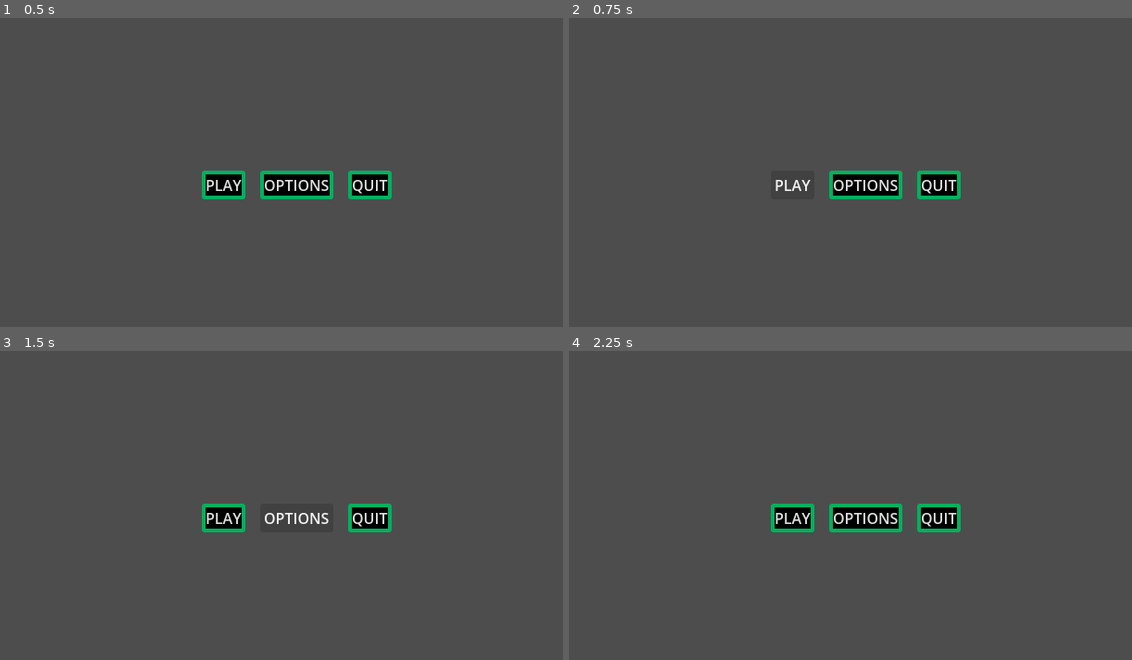
Above: before the commit, frames 1-4 (two rows, left to right).
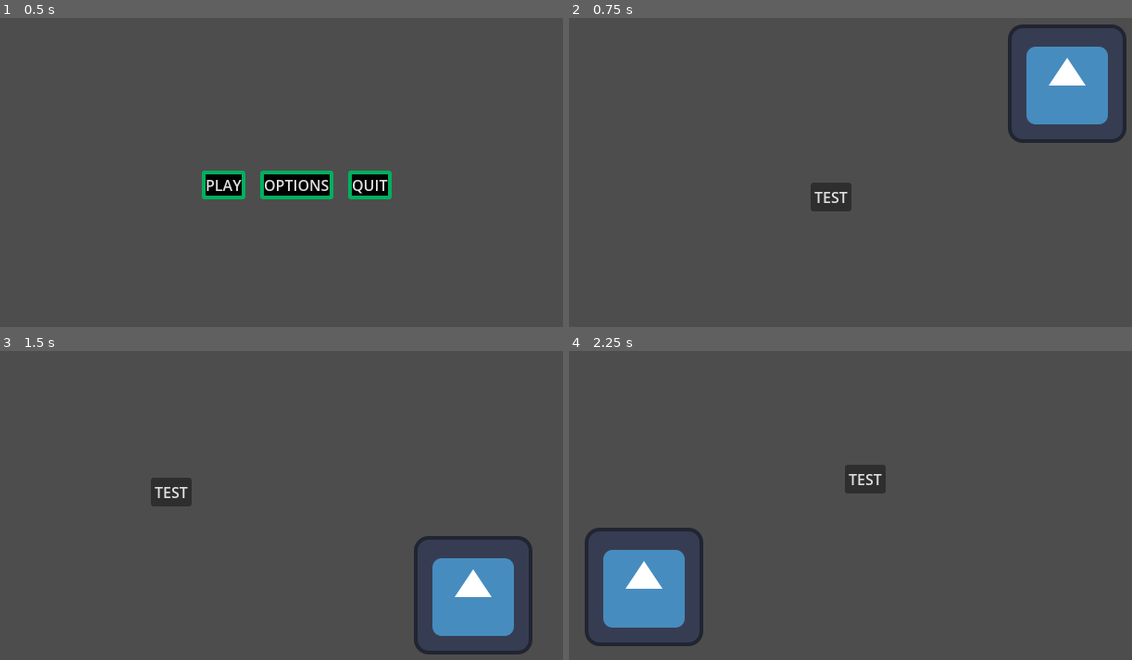
Above: after the commit, the same moments.

Repository: Arnur1406/GodotProjectWildJamThe98IThink
Game: Godot game, scene res://Scenes/main_menu.tscn
The game is run twice, just before and just after one commit, with the same random seed, the same clock (stepped at 60 frames per second) and the same inputs. The engine's default icon, where the game draws it, is replaced by a stand-in: a white triangle on a blue panel in a dark square.
Inputs (mouse positions are in pixels of both pictures, inside the frame that each line leads up to):
- Up to frame 1 (0.5 s): no input
- Up to frame 2 (0.75 s): click "PLAY" at 0.5 s
- Up to frame 3 (1.5 s): click (264, 530) at 1.25 s, where only the run after the commit has a clickable "TEST"
- Up to frame 4 (2.25 s): click (737, 493) at 2 s, where only the run after the commit has a clickable "TEST"

Frame 1 is identical in both runs. In frame 2, 7.0% of the frame differs, in the area x 36-100%, y 2-63%; in frame 3, 6.8%; in frame 4, 7.8%, in the area x 2-70%, y 36-96%.

Commit message:
randomiser and a script with scenes

Diff:
--- /dev/null
+++ b/Scenes/map_four.tscn
@@ -0,0 +1,20 @@
+[gd_scene format=3 uid="uid://b2hoqrb7m02q4"]
+
+[ext_resource type="Texture2D" uid="uid://dwfcqkq74al47" path="res://icon.svg" id="1_w4ni4"]
+[ext_resource type="Script" uid="uid://dfdl1jnyssv73" path="res://Scripts/test_button.gd" id="2_37l0f"]
+
+[node name="MapFour" type="Node2D" unique_id=1031585083]
+
+[node name="Icon" type="Sprite2D" parent="." unique_id=302347406]
+position = Vector2(69, 66)
+texture = ExtResource("1_w4ni4")
+
+[node name="TestButton" type="Button" parent="Icon" unique_id=465135278]
+offset_left = 298.0
+offset_top = 123.0
+offset_right = 342.0
+offset_bottom = 154.0
+text = "TEST"
+script = ExtResource("2_37l0f")
+
+[connection signal="pressed" from="Icon/TestButton" to="Icon/TestButton" method="_on_pressed"]
--- /dev/null
+++ b/Scenes/map_one.tscn
@@ -0,0 +1,20 @@
+[gd_scene format=3 uid="uid://ckxjybohbb48a"]
+
+[ext_resource type="Texture2D" uid="uid://dwfcqkq74al47" path="res://icon.svg" id="1_dpmkv"]
+[ext_resource type="Script" uid="uid://dfdl1jnyssv73" path="res://Scripts/test_button.gd" id="2_fk2lj"]
+
+[node name="MapOne" type="Node2D" unique_id=1415148603]
+
+[node name="Icon" type="Sprite2D" parent="." unique_id=607080171]
+position = Vector2(81, 255)
+texture = ExtResource("1_dpmkv")
+
+[node name="TestButton" type="Button" parent="." unique_id=1019453338]
+offset_left = 298.0
+offset_top = 123.0
+offset_right = 342.0
+offset_bottom = 154.0
+text = "TEST"
+script = ExtResource("2_fk2lj")
+
+[connection signal="pressed" from="TestButton" to="TestButton" method="_on_pressed"]
--- /dev/null
+++ b/Scenes/map_three.tscn
@@ -0,0 +1,20 @@
+[gd_scene format=3 uid="uid://bggpt22tgd1fa"]
+
+[ext_resource type="Texture2D" uid="uid://dwfcqkq74al47" path="res://icon.svg" id="1_uagch"]
+[ext_resource type="Script" uid="uid://dfdl1jnyssv73" path="res://Scripts/test_button.gd" id="2_2tr6g"]
+
+[node name="MapThree" type="Node2D" unique_id=1129343603]
+
+[node name="Icon" type="Sprite2D" parent="." unique_id=576465307]
+position = Vector2(538, 71)
+texture = ExtResource("1_uagch")
+
+[node name="TestButton" type="Button" parent="Icon" unique_id=1190715655]
+offset_left = -277.0
+offset_top = 107.0
+offset_right = -233.0
+offset_bottom = 138.0
+text = "TEST"
+script = ExtResource("2_2tr6g")
+
+[connection signal="pressed" from="Icon/TestButton" to="Icon/TestButton" method="_on_pressed"]
--- /dev/null
+++ b/Scenes/map_two.tscn
@@ -0,0 +1,20 @@
+[gd_scene format=3 uid="uid://dq4a77y48j6cj"]
+
+[ext_resource type="Texture2D" uid="uid://dwfcqkq74al47" path="res://icon.svg" id="1_trl2m"]
+[ext_resource type="Script" uid="uid://dfdl1jnyssv73" path="res://Scripts/test_button.gd" id="2_gsyp1"]
+
+[node name="MapTwo" type="Node2D" unique_id=1727787824]
+
+[node name="Icon" type="Sprite2D" parent="." unique_id=1983290721]
+position = Vector2(511, 264)
+texture = ExtResource("1_trl2m")
+
+[node name="TestButton" type="Button" parent="Icon" unique_id=1513997242]
+offset_left = -348.0
+offset_top = -127.0
+offset_right = -304.0
+offset_bottom = -96.0
+text = "TEST"
+script = ExtResource("2_gsyp1")
+
+[connection signal="pressed" from="Icon/TestButton" to="Icon/TestButton" method="_on_pressed"]
--- /dev/null
+++ b/Scripts/Constants.gd
@@ -0,0 +1,16 @@
+extends Node
+
+
+enum SCENES{
+	MapOne,
+	MapTwo,
+	MapThree,
+	MapFour,
+}
+
+static var GAME_SCENES: Dictionary[int, PackedScene] = {
+SCENES.MapOne: preload("uid://ckxjybohbb48a"),
+SCENES.MapTwo: preload("uid://dq4a77y48j6cj"),
+SCENES.MapThree: preload("uid://bggpt22tgd1fa"),
+SCENES.MapFour: preload("uid://b2hoqrb7m02q4"),
+}
--- a/Scripts/GameManager.gd
+++ b/Scripts/GameManager.gd
@@ -1 +1,18 @@
 extends Node
+
+
+var current_scene
+var finished_scenes : Node2D
+var choices  = [0, 1, 2, 3]
+
+
+func switch_scenes():
+	if choices.is_empty():
+		choices = [0, 1, 2, 3]
+	get_tree().change_scene_to_packed(Constants.GAME_SCENES[scene_picker()])
+
+
+func scene_picker():
+	current_scene = choices.pick_random()
+	choices.erase(current_scene)
+	return current_scene
--- a/Scripts/button_control.gd
+++ b/Scripts/button_control.gd
@@ -4,7 +4,7 @@
 
 
 func _on_play_button_pressed() -> void:
-	pass
+	GameManager.switch_scenes()
 
 
 func _on_options_button_pressed() -> void:
--- /dev/null
+++ b/Scripts/test_button.gd
@@ -0,0 +1,5 @@
+extends Button
+
+
+func _on_pressed() -> void:
+	GameManager.switch_scenes()
--- a/project.godot
+++ b/project.godot
@@ -18,6 +18,7 @@
 [autoload]
 
 GameManager="*uid://b1gw3re0qfky0"
+Constants="*uid://dl5teectskjdd"
 
 [display]
 
--- a/project_time_tracker.json
+++ b/project_time_tracker.json
@@ -1,7 +1,8 @@
 {
-  "2D": 1321.285,
-  "3D": 8.045,
+  "2D": 1467.415,
+  "3D": 9.239,
   "AFK": 56.127,
-  "Game": 54.652,
-  "Script": 587.393
+  "Documentation": 9.532,
+  "Game": 254.533,
+  "Script": 2398.778
 }
Not shown, added: Scripts/Constants.gd.uid
Not shown, added: Scripts/test_button.gd.uid
